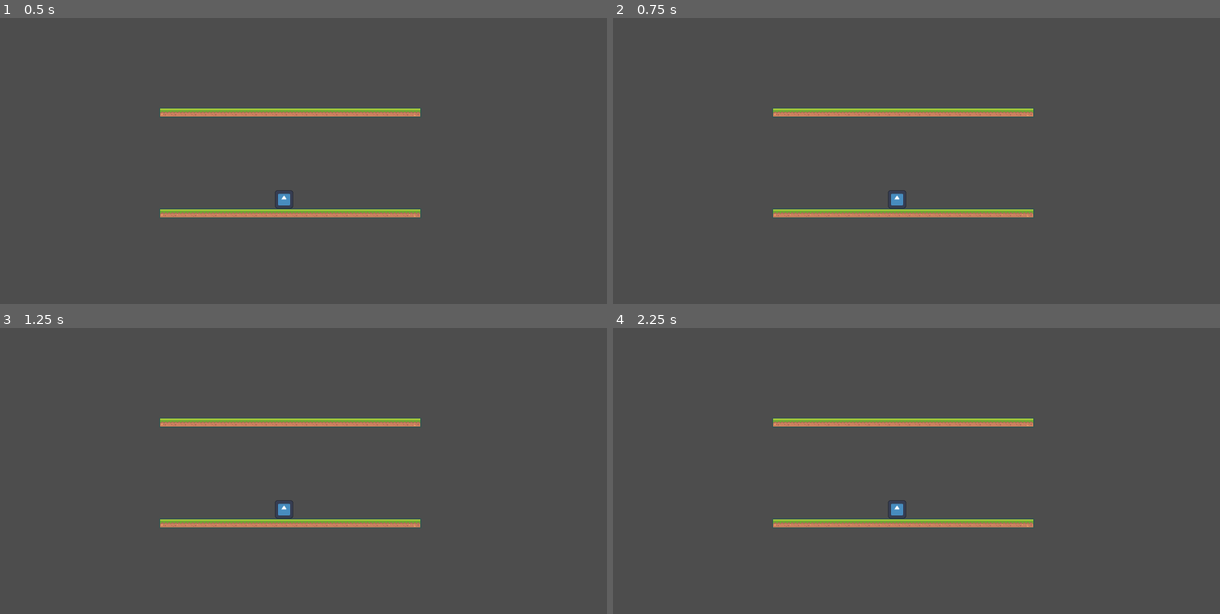
Above: before the commit, frames 1-4 (two rows, left to right).
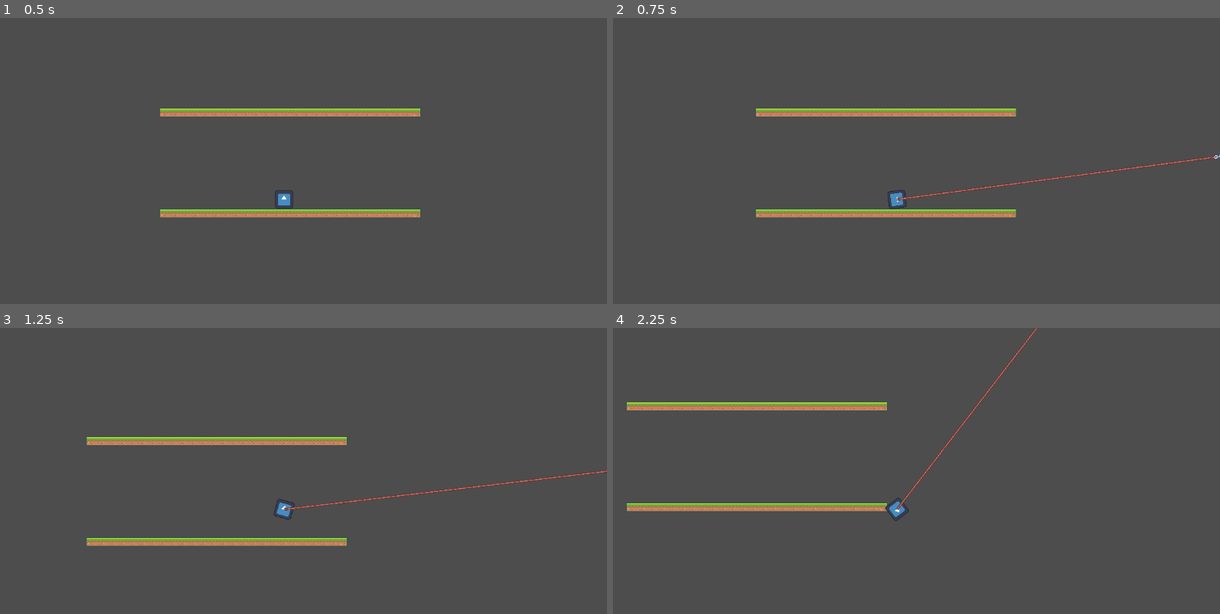
Above: after the commit, the same moments.

Repository: 10Zeeko/Grapls
Game: Godot game, scene res://Levels/level_test.tscn
Two runs of this game, one before a commit and one after it. Both use one fixed random seed, a clock stepped at 60 frames per second and the inputs below. The engine's default icon, where the game draws it, is replaced by a stand-in: a white triangle on a blue panel in a dark square.
Inputs (mouse positions are in pixels of both pictures, inside the frame that each line leads up to):
- Up to frame 1 (0.5 s): no input
- Up to frame 2 (0.75 s): move the mouse to (1037, 181) at 0.52 s; press the mouse at (1037, 181) at 0.53 s; hold D (right) from 0.53 s (still down)
- Up to frame 3 (1.25 s): keep holding D (right); tap Space (jump) at 0.77 s
- Up to frame 4 (2.25 s): move the mouse to (770, 528) at 1.27 s; release the mouse at (770, 528) at 1.28 s; click (770, 528) at 1.35 s; tap Space (jump) at 1.52 s; move the mouse to (958, 430) at 2.02 s; release D (right) at 2.03 s; press the mouse at (958, 430) at 2.03 s; hold A (left) from 2.03 s (still down)

Frame 1 is identical in both runs. In frame 2, 1.0% of the frame differs, in the area x 23-100%, y 31-71%; in frame 3, 6.2%; in frame 4, 6.2%, in the area x 2-70%, y 0-71%.
Error before the commit: Parse Error: Expected indented block after function declaration. (res://GameNodes/Player/player_controller.gd:57)

Commit message:
Changes to grappling

Diff:
--- a/GameNodes/Player/arm.tscn
+++ b/GameNodes/Player/arm.tscn
@@ -6,6 +6,9 @@
 
 [sub_resource type="RectangleShape2D" id="RectangleShape2D_0wi06"]
 size = Vector2(11, 16)
+
+[sub_resource type="CircleShape2D" id="CircleShape2D_5decg"]
+radius = 5.0
 
 [node name="Arm" type="Node2D"]
 script = ExtResource("1_agxu7")
@@ -22,6 +25,11 @@
 position = Vector2(-0.5, 1)
 shape = SubResource("RectangleShape2D_0wi06")
 
+[node name="StaticBody2D" type="StaticBody2D" parent="Tip"]
+
+[node name="CollisionShape2D" type="CollisionShape2D" parent="Tip/StaticBody2D"]
+shape = SubResource("CircleShape2D_5decg")
+
 [node name="Rope" type="Line2D" parent="."]
 texture_repeat = 2
 points = PackedVector2Array(0, 0, 0, 0)
--- a/GameNodes/Player/player_controller.gd
+++ b/GameNodes/Player/player_controller.gd
@@ -1,18 +1,26 @@
 extends RigidBody2D
+
+@onready var arm = $Arm
+@export var spring: PinJoint2D
 
 enum State {
 	IDLE,
 	WALK,
 	JUMP,
-	GRAPLING
+	GRAPLING,
+	HOOKED,
+	THROW
 }
 
 var current_state = State.IDLE
 
 # Player speed
 var speed = 200
+var hook_force = 10
 # Jump force
 var jump_force = 300
+var speed_limit = 200
+var hook_speed_limit = 500
 
 func _physics_process(delta):
 	match current_state:
@@ -24,6 +32,10 @@
 			jump_state()
 		State.GRAPLING:
 			grapling_state()
+		State.HOOKED:
+			hooked_state()
+
+	spring.position = $Arm/Tip/StaticBody2D.global_position
 
 func idle_state():
 	# Code for idle state
@@ -31,6 +43,8 @@
 		current_state = State.WALK
 	elif Input.is_action_just_pressed('jump'):
 		current_state = State.JUMP
+	elif arm.hooked:
+		current_state = State.GRAPLING
 
 func walk_state():
 	# Code for walk state
@@ -42,12 +56,15 @@
 		velocity.x -= speed
 
 	# Apply horizontal movement
-	self.linear_velocity.x = velocity.x
+	if self.linear_velocity.x <= speed_limit or self.linear_velocity.x >= speed_limit:
+		self.linear_velocity.x = velocity.x
 
 	if Input.is_action_just_pressed('jump'):
 		current_state = State.JUMP
 	elif not Input.is_action_pressed('right') and not Input.is_action_pressed('left'):
 		current_state = State.IDLE
+	elif arm.hooked:
+		current_state = State.GRAPLING
 
 func jump_state():
 	# Code for jump state
@@ -55,3 +72,32 @@
 	current_state = State.IDLE
 
 func grapling_state():
+	spring.node_a = $Arm/Tip/StaticBody2D.get_path()
+	spring.node_b = self.get_path()
+
+	current_state = State.HOOKED
+
+func hooked_state():
+	spring.look_at($Arm/Tip/StaticBody2D.global_position)
+	spring.rotation_degrees -= 90
+	if not arm.hooked:
+		spring.node_a = NodePath()
+		spring.node_b = NodePath()
+		current_state = State.IDLE
+		arm.hooked = false
+	else:
+		# Check the direction of movement
+		if Input.is_action_pressed('right'):
+			# Apply additional force to the right
+			self.apply_central_impulse(Vector2(hook_force, 0))
+		elif Input.is_action_pressed('left'):
+			# Apply additional force to the left
+			self.apply_central_impulse(Vector2(-hook_force, 0))
+
+
+func _input(event):
+	if event is InputEventMouseButton:
+		if event.pressed:
+			arm.shoot(event.position - get_viewport().size * 0.5)
+		else:
+			arm.release()
--- a/GameNodes/Player/player_controller.tscn
+++ b/GameNodes/Player/player_controller.tscn
@@ -5,8 +5,8 @@
 [ext_resource type="Script" path="res://Scripts/Player/Camera2D.gd" id="3_nad11"]
 [ext_resource type="PackedScene" uid="uid://b6vx2yqsr2bbh" path="res://GameNodes/Player/arm.tscn" id="4_vrdh2"]
 
-[sub_resource type="RectangleShape2D" id="RectangleShape2D_kp85l"]
-size = Vector2(32, 32)
+[sub_resource type="CircleShape2D" id="CircleShape2D_xbw5c"]
+radius = 16.0312
 
 [node name="PlayerController" type="RigidBody2D"]
 script = ExtResource("1_4pjk5")
@@ -16,9 +16,9 @@
 texture = ExtResource("1_pnmlq")
 
 [node name="CollisionShape2D" type="CollisionShape2D" parent="."]
-shape = SubResource("RectangleShape2D_kp85l")
+shape = SubResource("CircleShape2D_xbw5c")
+
+[node name="Arm" parent="." instance=ExtResource("4_vrdh2")]
 
 [node name="Camera2D" type="Camera2D" parent="."]
 script = ExtResource("3_nad11")
-
-[node name="Arm" parent="." instance=ExtResource("4_vrdh2")]
--- a/Levels/level_test.tscn
+++ b/Levels/level_test.tscn
@@ -572,5 +572,9 @@
 format = 2
 layer_0/tile_data = PackedInt32Array(-65536, 131072, 0, -65535, 131072, 0, -65534, 131072, 0, -65533, 131072, 0, -65532 …(890 unchanged characters)…
 
-[node name="PlayerController" parent="." instance=ExtResource("2_vqhfh")]
+[node name="PlayerController" parent="." node_paths=PackedStringArray("spring") instance=ExtResource("2_vqhfh")]
 position = Vector2(26, -93)
+spring = NodePath("../PinJoint2D")
+
+[node name="PinJoint2D" type="PinJoint2D" parent="."]
+softness = 2.35
--- /dev/null
+++ b/test.gd
@@ -0,0 +1,11 @@
+extends Node2D
+@onready var rigid_body_2d = $RigidBody2D
+@onready var static_body_2d = $StaticBody2D
+
+@onready var pin_joint_2d = $PinJoint2D
+
+# Called every frame. 'delta' is the elapsed time since the previous frame.
+func _process(_delta):
+	if Input.is_action_pressed("click"):
+		rigid_body_2d.apply_central_impulse(Vector2(20, 0))
+		print("A")
--- /dev/null
+++ b/test.tscn
@@ -0,0 +1,43 @@
+[gd_scene load_steps=6 format=3 uid="uid://can1pb5w0uatr"]
+
+[ext_resource type="Texture2D" uid="uid://m7ila58f4dvi" path="res://Sprites/Tiles/tile_0039.png" id="1_2oncv"]
+[ext_resource type="Script" path="res://test.gd" id="1_7tijx"]
+[ext_resource type="Texture2D" uid="uid://cea2ovbikc30v" path="res://icon.svg" id="2_vwp2k"]
+
+[sub_resource type="CircleShape2D" id="CircleShape2D_bi13i"]
+radius = 23.0217
+
+[sub_resource type="CircleShape2D" id="CircleShape2D_ge8i5"]
+radius = 21.0
+
+[node name="Node2D" type="Node2D"]
+script = ExtResource("1_7tijx")
+
+[node name="RigidBody2D" type="RigidBody2D" parent="."]
+position = Vector2(500, 300)
+
+[node name="CollisionShape2D" type="CollisionShape2D" parent="RigidBody2D"]
+shape = SubResource("CircleShape2D_bi13i")
+
+[node name="Sprite2D" type="Sprite2D" parent="RigidBody2D"]
+scale = Vector2(2, 2)
+texture = ExtResource("1_2oncv")
+
+[node name="StaticBody2D" type="StaticBody2D" parent="."]
+position = Vector2(700, 300)
+
+[node name="CollisionShape2D" type="CollisionShape2D" parent="StaticBody2D"]
+shape = SubResource("CircleShape2D_ge8i5")
+
+[node name="Sprite2D" type="Sprite2D" parent="StaticBody2D"]
+scale = Vector2(0.25, 0.25)
+texture = ExtResource("2_vwp2k")
+
+[node name="DampedSpringJoint2D" type="DampedSpringJoint2D" parent="."]
+position = Vector2(500, 300)
+rotation = -1.5708
+node_a = NodePath("../RigidBody2D")
+node_b = NodePath("../StaticBody2D")
+length = 200.0
+rest_length = 200.0
+stiffness = 64.0
Not shown: 1 places in GameNodes/Player/arm.tscn that only renumber resources
Not shown, added: tesB29E.tmp
